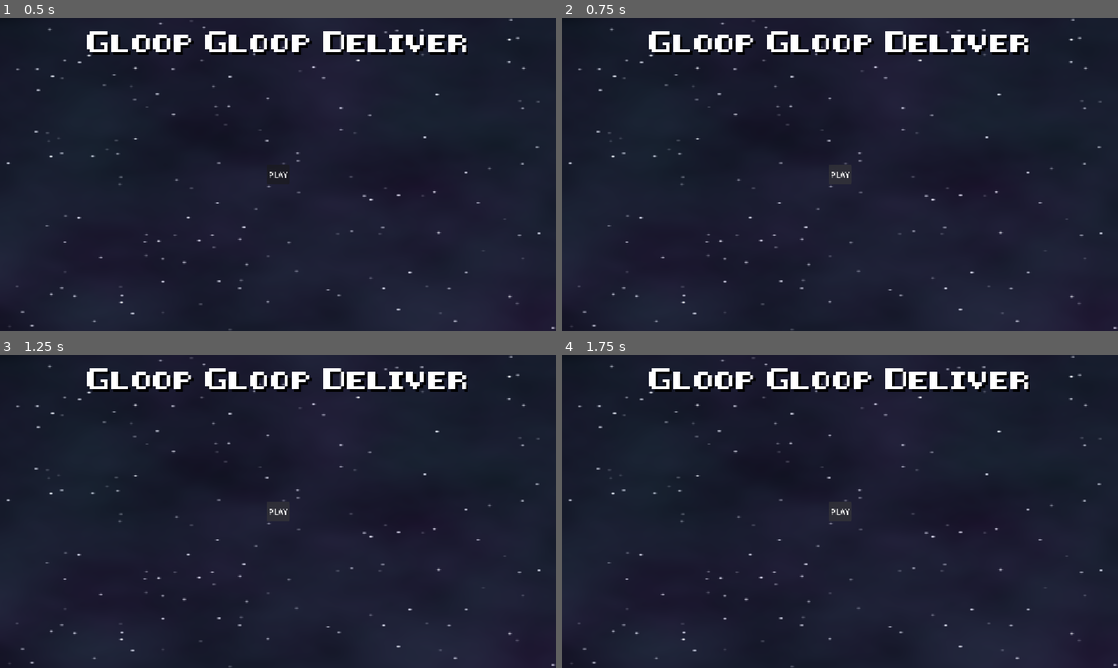
Above: before the commit, frames 1-4 (two rows, left to right).
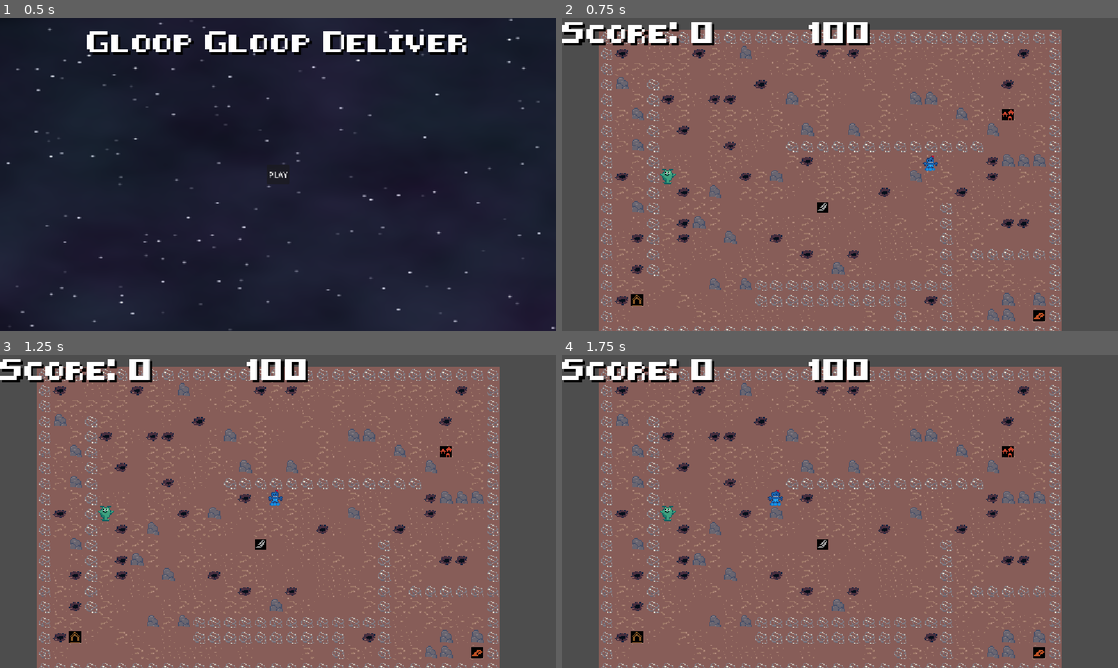
Above: after the commit, the same moments.

Repository: GameAISchool2026members/GloopGloopDelivery
Game: Godot game, scene res://menu/menu.tscn
Same seed, same stepped clock (60 frames per second), same inputs: the game is played once before the commit and once after it.
Inputs (mouse positions are in pixels of both pictures, inside the frame that each line leads up to):
- Up to frame 1 (0.5 s): no input
- Up to frame 2 (0.75 s): click "PLAY" at 0.5 s
- Up to frame 3 (1.25 s): no input
- Up to frame 4 (1.75 s): click (840, 511) at 1.25 s, where only the run before the commit has a clickable "PLAY"

Frame 1 is identical in both runs. In frame 2, 99% of the frame differs, in the area x 0-100%, y 0-100%; in frame 3, 99%; in frame 4, 99%.

Commit message:
connect play button to loading game scene

Diff:
--- /dev/null
+++ b/menu/menu.gd
@@ -0,0 +1,6 @@
+extends Node2D
+
+@export var game: PackedScene
+
+func _on_play_pressed() -> void:
+	get_tree().change_scene_to_packed(game)
--- a/menu/menu.tscn
+++ b/menu/menu.tscn
@@ -1,7 +1,9 @@
 [gd_scene format=3 uid="uid://cc5ulojwcn4be"]
 
+[ext_resource type="Script" uid="uid://xo5wer8uquv3" path="res://menu/menu.gd" id="1_6nwqt"]
 [ext_resource type="Shader" uid="uid://bghbbpxi8x84w" path="res://menu/sky.gdshader" id="1_g18jx"]
 [ext_resource type="FontFile" uid="uid://d1i07hb3kmrks" path="res://assets/font/8-bit-hud.ttf" id="1_j0t7f"]
+[ext_resource type="PackedScene" uid="uid://boul7rc1mdwha" path="res://game/game.tscn" id="2_pbjm4"]
 
 [sub_resource type="ShaderMaterial" id="ShaderMaterial_6nwqt"]
 shader = ExtResource("1_g18jx")
@@ -20,6 +22,8 @@
 shadow_offset = Vector2(5, 5)
 
 [node name="Menu" type="Node2D" unique_id=5250221]
+script = ExtResource("1_6nwqt")
+game = ExtResource("2_pbjm4")
 
 [node name="Camera2D" type="Camera2D" parent="." unique_id=2114186769]
 
@@ -75,3 +79,5 @@
 [node name="Play" type="Button" parent="CanvasLayer/GUI/HBoxContainer" unique_id=1592658290]
 layout_mode = 2
 text = "PLAY"
+
+[connection signal="pressed" from="CanvasLayer/GUI/HBoxContainer/Play" to="." method="_on_play_pressed"]
Not shown, added: menu/menu.gd.uid
